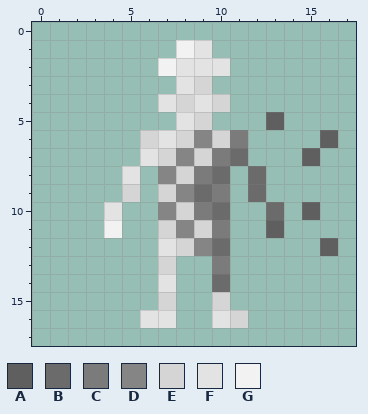
Two versions of one pixel-art sprite, src/main/resources/assets/wlgyl/textures/mob_effect/clarity.png. The first picture shows the starting point.
The file is 18x18 pixels. Colours within 5 levels of each other are drawn and written as one.
Palette (. is transparent): A #5f5f5f  B #6b6b6b  C #7b7b7b  D #858585  E #d5d5d5  F #e3e3e3  G #f2f2f2
The same view after the edit:
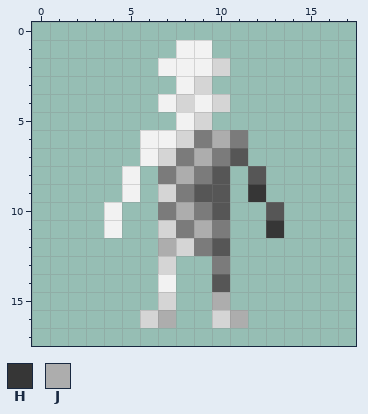
Colours new in this view: H #363636  J #adadad
Author's note on the commit: Change "Clarity" to "Immuable" & new effect : Bubbly
The edit:
colour B: #6b6b6b -> #565656
y 1: x 9 F -> G
y 2: x 8..10 FFF -> GGE
y 3: x 8 F -> G
y 4: x 7 F -> G; x 9 F -> G
y 5: x 8 F -> G; x 13 A -> .
y 6: x 6..7 EF -> GG; x 9..10 DE -> CJ; x 16 A -> .
y 7: x 6 F -> G; x 8..9 DE -> CJ; x 15 A -> .
y 8: x 5 F -> G; x 7..8 DE -> CJ
y 9: x 5 E -> G; x 8 D -> C; x 10 C -> B; x 12 B -> H
y 10: x 4 F -> G; x 7..8 DE -> CJ; x 15 A -> .
y 11: x 8..9 DE -> CJ; x 13 A -> H
y 12: x 7 F -> J; x 9 D -> C; x 16 A -> .
y 14: x 7 F -> G
y 15: x 10 E -> J
y 16: x 6..7 FF -> EJ; x 10..11 FE -> EJ
